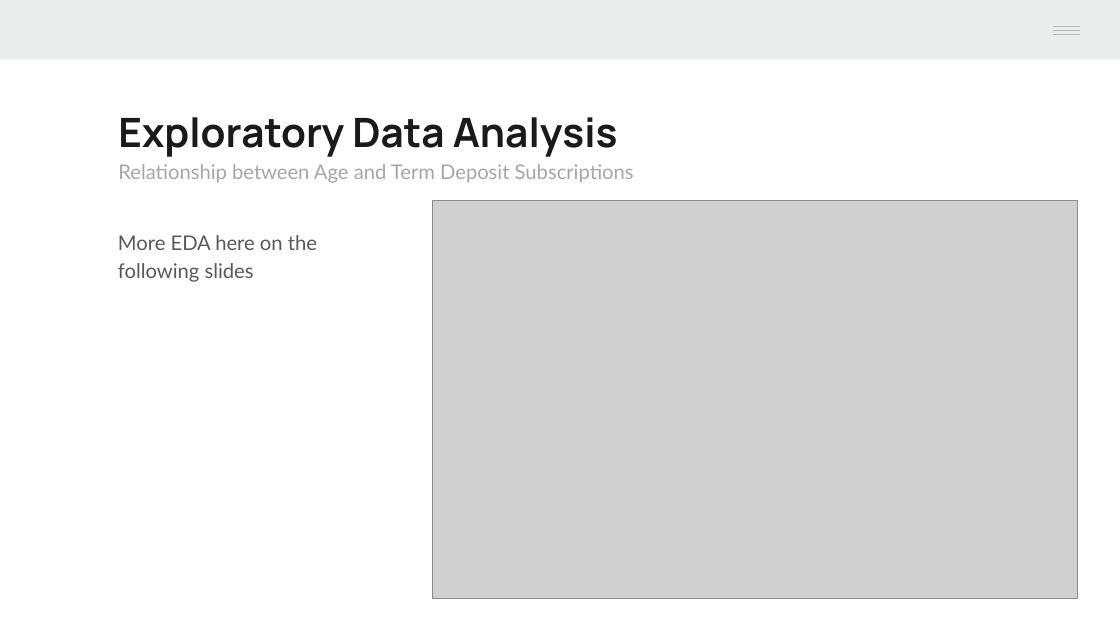
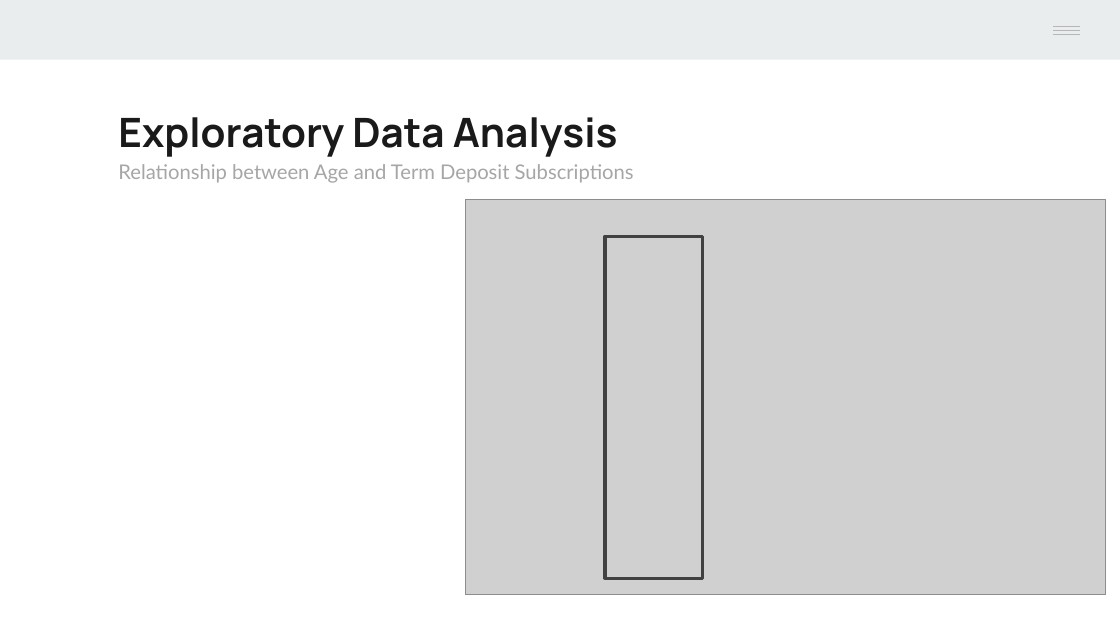
Before and after one commit to Mr-Chang95/Bank-Marketing-Analysis-Logistic-Regression, a slide deck: slide 11 of Project2_Chang_Craus_Yule.pptx. Drawn at 1120x630 pixels with LibreOffice and Linux fonts; fonts in the diff are those of the drawing; grey boxes stand for pictures. Boxes give left, top, right and bottom in pixels: in the first picture for what was removed or moved away, otherwise in the second. Text is boxed around its words. In the diff, an @@ line names an element or a change of style, - is before the commit and + after.

```diff
--- a/Project2_Chang_Craus_Yule.pptx
+++ b/Project2_Chang_Craus_Yule.pptx
@@ picture resized from (x1=432, y1=200, x2=1077, y2=598) to (x1=465, y1=199, x2=1105, y2=595) @@
@@ text removed at (x1=118, y1=235, x2=317, y2=282) @@
-More EDA here on the following slides
@@ rectangle added at (x1=605, y1=236, x2=702, y2=578), outline #424242 2 pt @@
```
Also in this commit, not shown: 3 other slides changed, 12 slides added, 1 other file.
